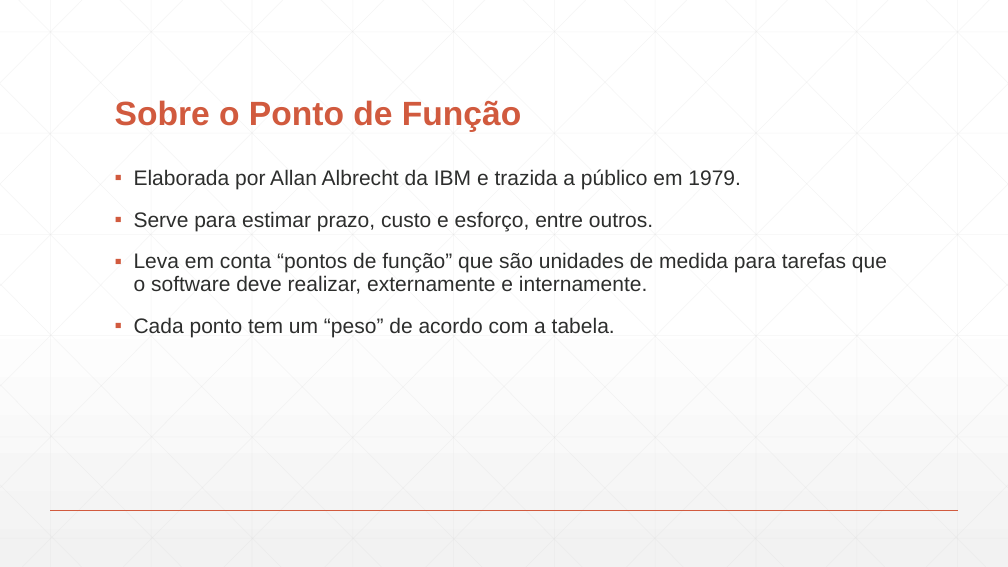
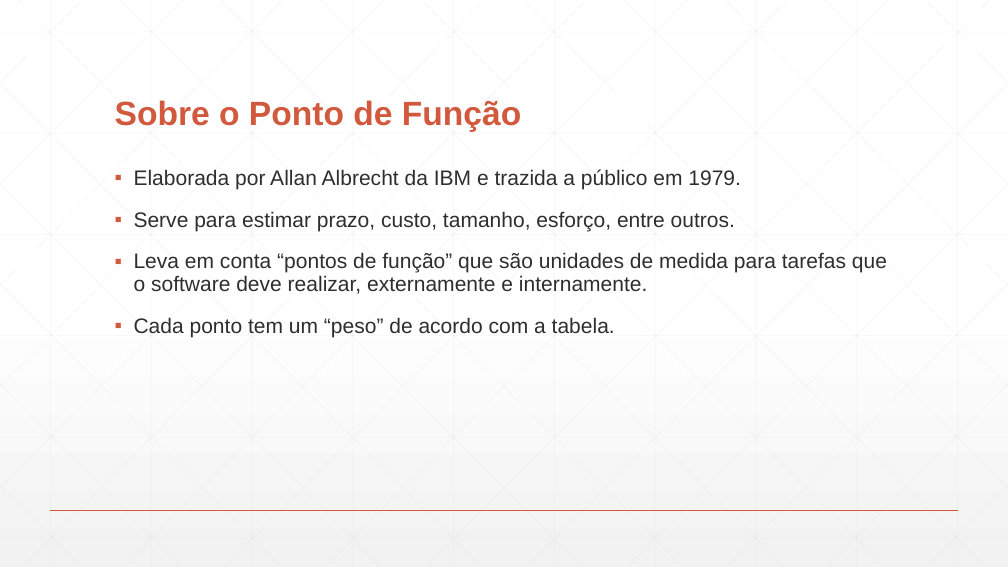
Before and after one commit to DudsNascimento/DuDente, a slide deck: slide 4 of Apresentação - Estimativas .pptx. Drawn at 1008x567 pixels with LibreOffice and Linux fonts; fonts in the diff are those of the drawing. Boxes give left, top, right and bottom in pixels: in the first picture for what was removed or moved away, otherwise in the second. Text is boxed around its words. In the diff, an @@ line names an element or a change of style, - is before the commit and + after.

```diff
--- a/Apresentação - Estimativas .pptx
+++ b/Apresentação - Estimativas .pptx
@@ text at (134, 211, 735, 231): text changed @@
-▪ Serve para estimar prazo, custo e esforço, entre outros.
+▪ Serve para estimar prazo, custo, tamanho, esforço, entre outros.
```
Also in this commit, not shown: 2 other slides changed, 6 slides removed.
